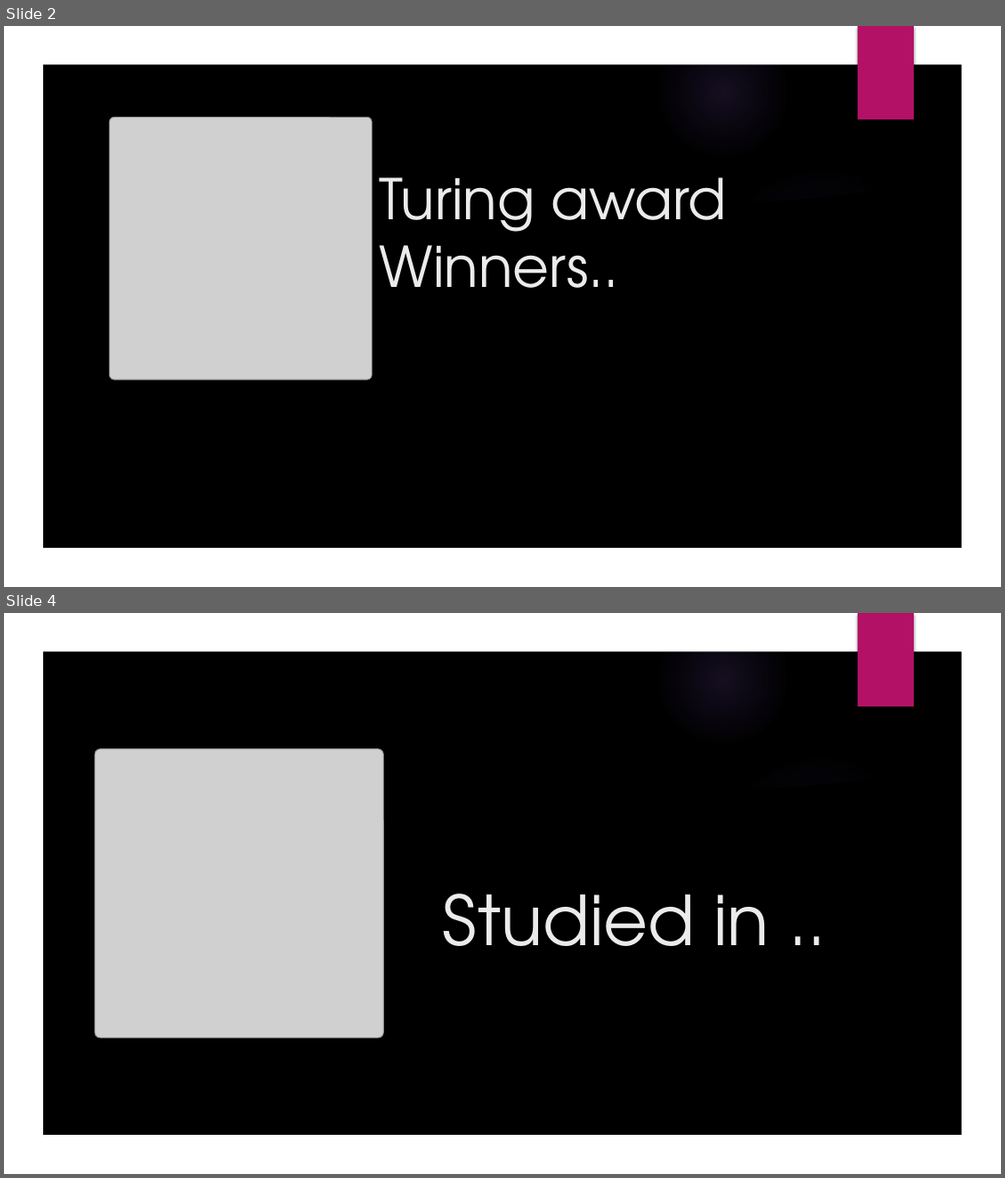
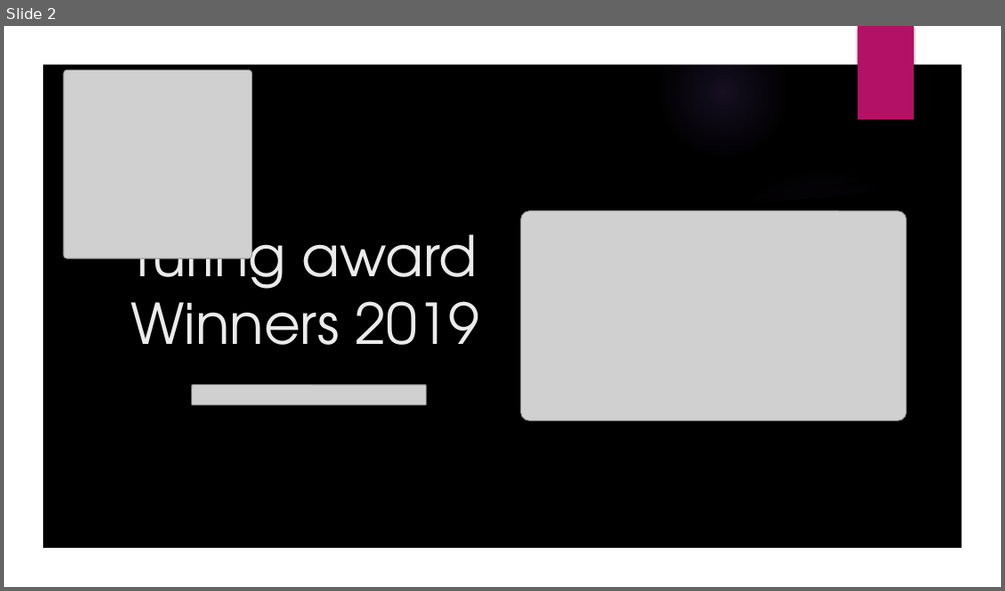
Before and after one commit to GallagherStephen/ResearchMethodsPresentation, a slide deck: Research Methods in Computing Presentation.pptx. Shown one above the other, each under a label of ours: slides 2 and 4 before the commit, slide 2 after it; the slides between them are not shown. The pictures are 1005x1178 and 1005x591 pixels, drawn with LibreOffice and Linux fonts; fonts in the diff are those of the drawing; grey boxes stand for pictures; background and template pictures are left out. Boxes give left, top, right and bottom in pixels: in the first picture for what was removed or moved away, otherwise in the second. Text is boxed around its words. In the diff, an @@ line names an element or a change of style, - is before the commit and + after.

```diff
--- a/Research Methods in Computing Presentation.pptx
+++ b/Research Methods in Computing Presentation.pptx
@@ slide 4 removed at box(4, 613, 1001, 1174), background picture (left out); not listed: 7 template elements that a slide beside it also shows @@
@@ freeform shape removed at box(4, 613, 1001, 1174) @@
@@ freeform shape removed at box(4, 613, 1001, 1174) @@
@@ rectangle removed at box(858, 613, 914, 706) @@
@@ picture removed at box(95, 749, 383, 1038) @@
@@ title removed at box(443, 893, 769, 946) @@
-Studied in ..
@@ slide 2 changed as well @@
@@ picture: place and size @@
-picture at box(109, 118, 372, 379)
+picture at box(64, 70, 252, 258)
@@ picture added at box(521, 211, 906, 420) @@
@@ title at box(130, 217, 479, 345): text changed @@
-Turing award Winners..
+Turing award Winners 2019
@@ picture added at box(192, 385, 427, 405) @@
```
Also in this commit, not shown: 1 other slide changed, 3 slides added, 2 other slides removed.
